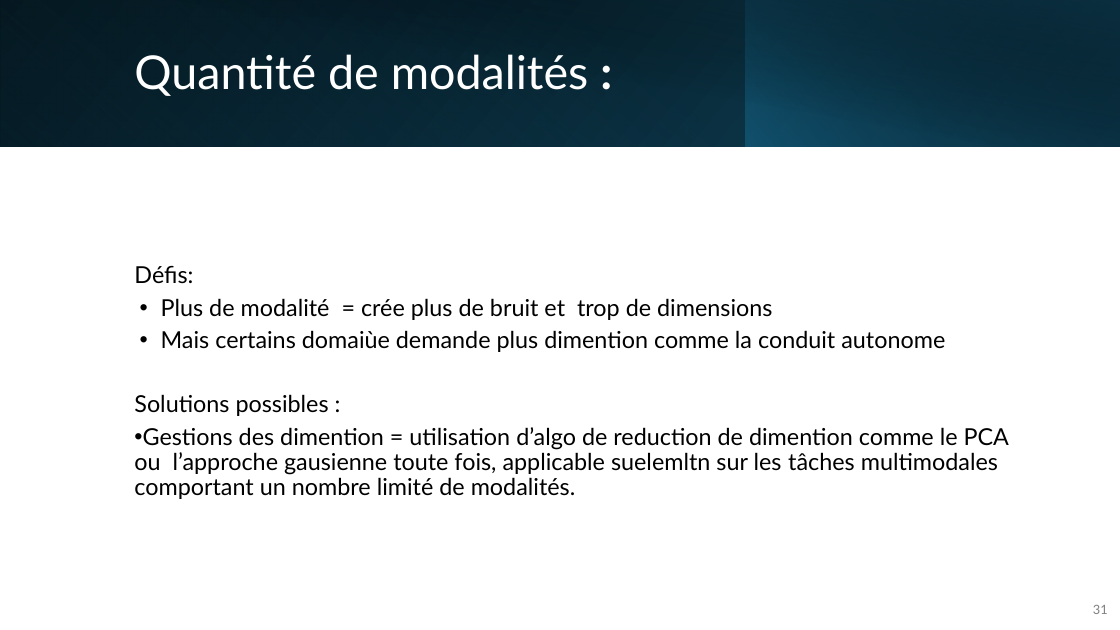
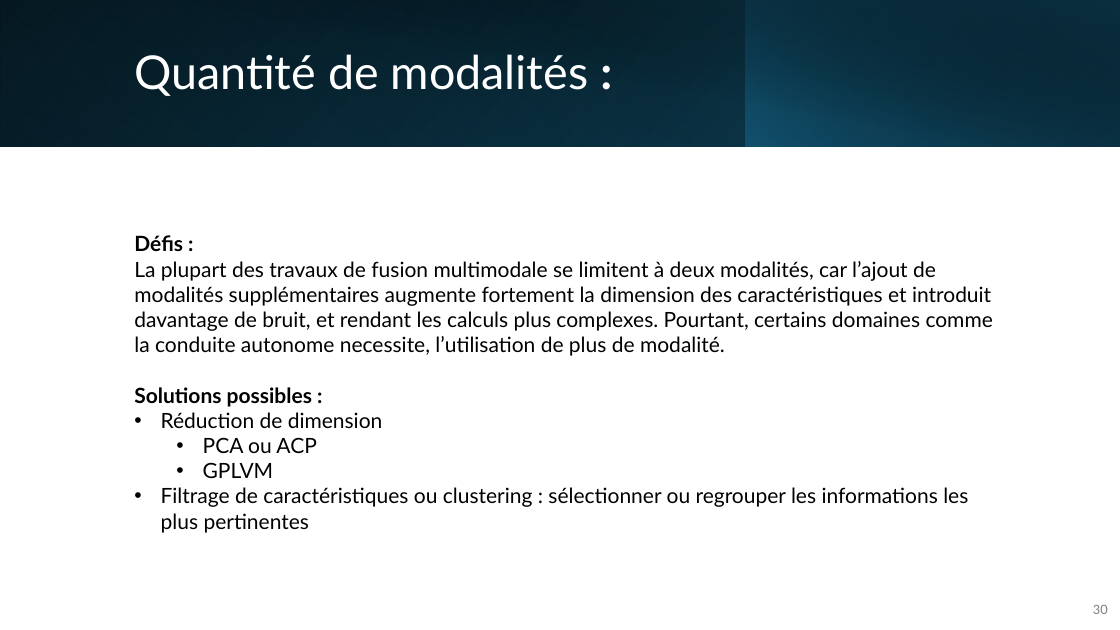
Before and after one commit to IzowRM/Stage-Cetic, a slide deck: slide 30 of Doc Slide/Presentation_du_27_01.pptx (slide 31 before the commit). Drawn at 1120x630 pixels with LibreOffice and Linux fonts; fonts in the diff are those of the drawing. Boxes give left, top, right and bottom in pixels: in the first picture for what was removed or moved away, otherwise in the second. Text is boxed around its words. In the diff, an @@ line names an element or a change of style, - is before the commit and + after.

```diff
--- a/Doc Slide/Presentation_du_27_01.pptx
+++ b/Doc Slide/Presentation_du_27_01.pptx
@@ text at <box>134,235,993,356</box>: text changed; size 20 to 18 pt @@
-Défis:
-• Plus de modalité = crée plus de bruit et trop de dimensions
-• Mais certains domaiùe demande plus dimention comme la conduit autonome
+Défis :
+La plupart des travaux de fusion multimodale se limitent à deux modalités, car l’ajout de modalités supplémentaires augmente fortement la dimension des caractéristiques et introduit davantage de bruit, et rendant les calculs plus complexes. Pourtant, certains domaines comme la conduite autonome necessite, l’utilisation de plus de modalité.
@@ text at <box>134,387,312,407</box>: size 20 to 18 pt, bold on in "Solutions possibles :"; line spacing 0.9 to 1; less space between paragraphs @@
@@ text at <box>161,412,968,533</box>: text changed; size 20 to 18 pt @@
-• Gestions des dimention = utilisation d’algo de reduction de dimention comme le PCA ou l’approche gausienne toute fois, applicable suelemltn sur les tâches multimodales comportant un nombre limité de modalités.
+• Réduction de dimension
+  • PCA ou ACP
+  • GPLVM
+• Filtrage de caractéristiques ou clustering : sélectionner ou regrouper les informations les plus pertinentes
@@ page number at <box>1093,605,1108,614</box>: text changed @@
-31
+30
```
Also in this commit, not shown: 11 other slides changed, 2 slides added, 2 slides removed, 4 other files.
